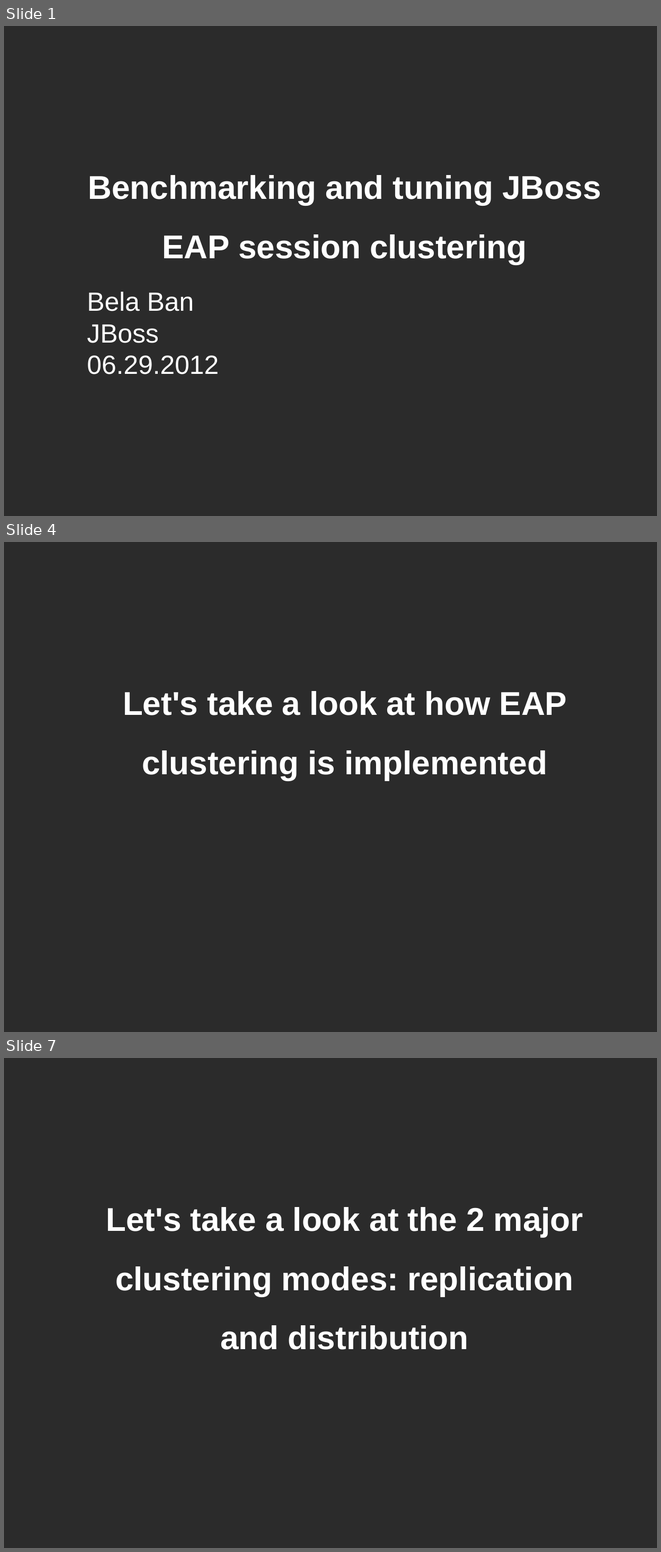
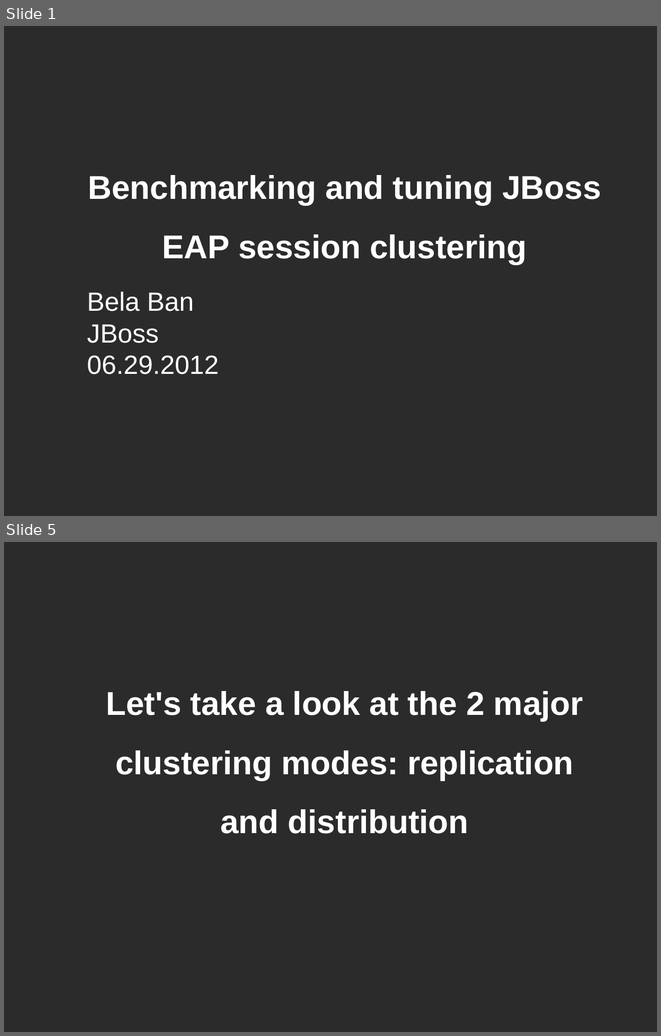
Before and after one commit to belaban/SessionPerf, a slide deck: docs/jbw2012.odp. Shown one above the other, each under a label of ours: slides 1, 4 and 7 before the commit, slides 1 and 5 after it; the slides between them are not shown. The pictures are 661x1552 and 661x1036 pixels, drawn with LibreOffice and Linux fonts; fonts in the diff are those of the drawing; background and template pictures are left out; a plain dark background stands for a picture behind light text. Boxes give left, top, right and bottom in pixels: in the first picture for what was removed or moved away, otherwise in the second. Text is boxed around its words. In the diff, an @@ line names an element or a change of style, - is before the commit and + after.

```diff
--- a/docs/jbw2012.odp
+++ b/docs/jbw2012.odp
@@ slide 4 removed at box(4, 542, 657, 1032), background picture (left out) @@
@@ text removed at box(123, 691, 567, 780) @@
-Let's take a look at how EAP clustering is implemented
@@ what was slide 7 is now slide 5 @@
```
Also in this commit, not shown: 12 slides changed, 3 slides added, 4 other slides removed.
